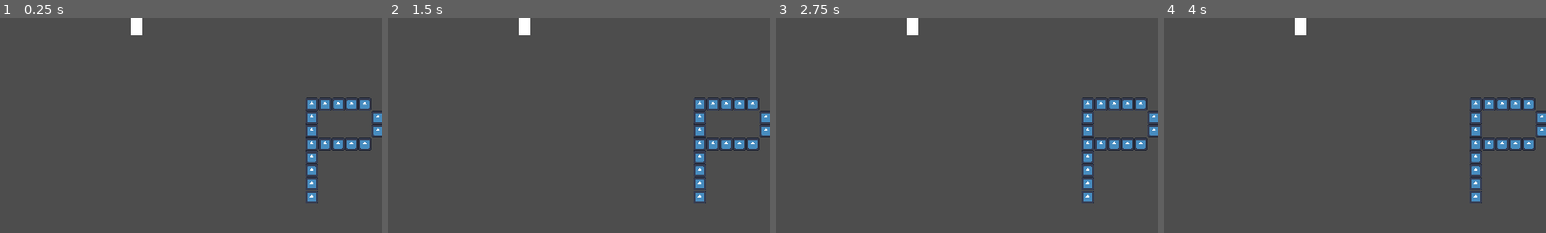
Above: before the commit, frames 1-4 (left to right).
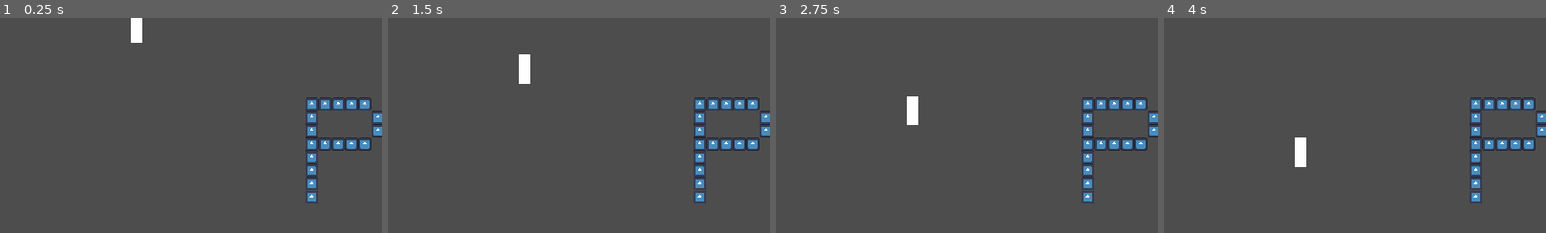
Above: after the commit, the same moments.

Repository: hpi-swa-lab/godot-pronto
Game: Godot game, scene res://prototypes/i2w1-terraria-blocks.tscn
Same seed, same stepped clock (60 frames per second), same inputs: the game is played once before the commit and once after it. The engine's default icon, where the game draws it, is replaced by a stand-in: a white triangle on a blue panel in a dark square.
Inputs (mouse positions are % of the whole screen's width and height, from its top left):
- Up to frame 1 (0.25 s): no input
- Up to frame 2 (1.5 s): tap Enter (ui_accept) at 0.5, 0.77 s; move the mouse to (72, 45) at 0.52 s; hold Right (ui_right) 0.53-1.25 s; tap J at 0.6 s; click (72, 45) at 0.67 s; drag from (30, 55) to (45, 70) at 1.27 s
- Up to frame 3 (2.75 s): tap Enter (ui_accept) at 2 s; move the mouse to (60, 28) at 2.02 s; hold Left (ui_left) from 2.03 s (still down); tap I at 2.1 s
- Up to frame 4 (4 s): release Left (ui_left) at 2.75 s; drag from (45, 70) to (20, 35) at 2.77 s; move the mouse to (80, 65) at 3.52 s; hold Right (ui_right) from 3.53 s (still down); tap Tab at 3.6 s; tap Enter (ui_accept) at 3.77 s
The pictures show only the part of the screen within x 0-50%, y 0-50%; the shares and areas given below are measured in that part.

The runs differ from the first frame. In frame 1, 0.1% of the frame differs, in the area x 34-38%, y 8-12%; in frame 2, 0.7%, in the area x 34-38%, y 0-31%; in frame 3, 0.6%; in frame 4, 0.7%.

Commit message:
remove unused nodes

Diff:
--- a/prototypes/i2w1-terraria-blocks.tscn
+++ b/prototypes/i2w1-terraria-blocks.tscn
@@ -14,17 +14,6 @@
 invoke = "move_direction"
 arguments = ["return dir"]
 only_if = "return true"
-expression = ""
-
-[sub_resource type="Resource" id="Resource_h7iuy"]
-script = ExtResource("4_xf1qv")
-signal_name = "click"
-to = NodePath("../../TileMap")
-invoke = "set_cell"
-arguments = ["return 0", "var idx =  Vector2i(pos / to.cell_quadrant_size)
-return idx
-", "return 1", "return Vector2i.ZERO", "return 1"]
-only_if = "return false"
 expression = ""
 
 [sub_resource type="Resource" id="Resource_nhche"]
@@ -150,13 +139,14 @@
 [node name="Move" type="Node2D" parent="Player"]
 position = Vector2(63, 58)
 script = ExtResource("2_8rrcq")
+gravity = 1000.0
 acceleration_air = 100.0
 
 [node name="Controls" type="Node2D" parent="Player"]
 position = Vector2(71, 103)
 script = ExtResource("3_i6iyn")
 player = 1
-metadata/pronto_connections = [SubResource("Resource_arumt"), SubResource("Resource_h7iuy"), SubResource("Resource_nhche")]
+metadata/pronto_connections = [SubResource("Resource_arumt"), SubResource("Resource_nhche")]
 
 [node name="World" type="Node2D" parent="."]
 
Not shown: 1 places in prototypes/i2w1-terraria-blocks.tscn that only renumber resources
